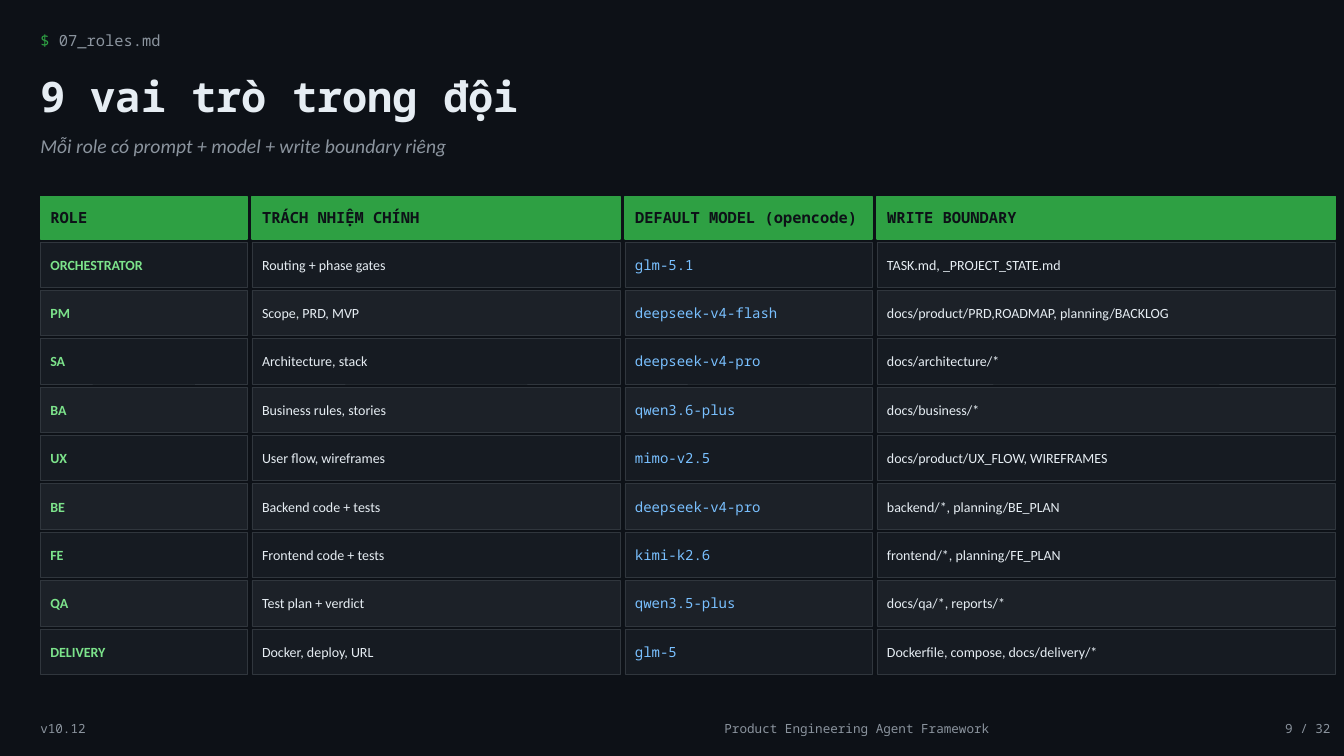
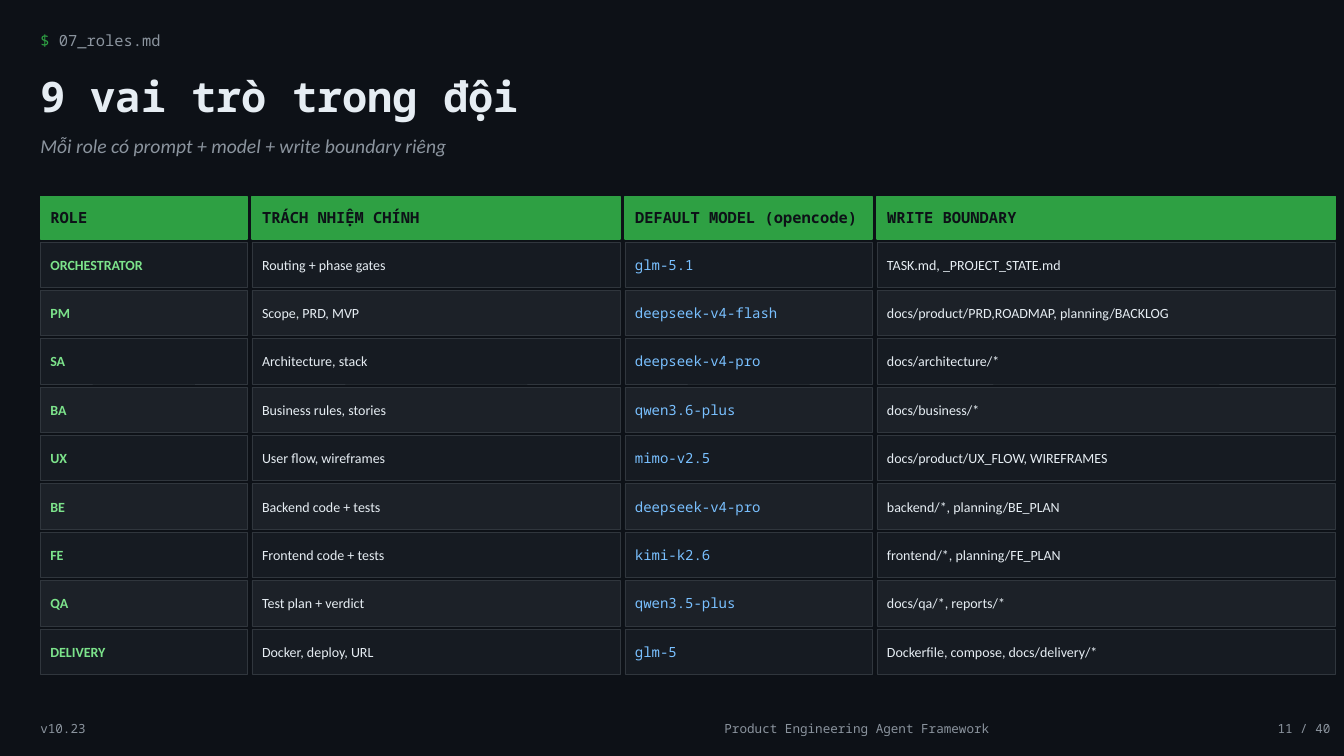
Before and after one commit to minhtuan-labs/learning-vault, a slide deck: slide 11 of frameworks/product-engineering-template/Framework_Introduction.pptx (slide 9 before the commit). Drawn at 1344x756 pixels with LibreOffice and Linux fonts; fonts in the diff are those of the drawing. Boxes give left, top, right and bottom in pixels: in the first picture for what was removed or moved away, otherwise in the second. Text is boxed around its words. In the diff, an @@ line names an element or a change of style, - is before the commit and + after.

```diff
--- a/frameworks/product-engineering-template/Framework_Introduction.pptx
+++ b/frameworks/product-engineering-template/Framework_Introduction.pptx
@@ text at <box>40,724,85,733</box>: text changed @@
-v10.12
+v10.23
@@ text at <box>1278,724,1330,733</box>: text changed @@
-9 / 32
+11 / 40
```
Also in this commit, not shown: 30 other slides changed, 8 slides added, 44 other files.
